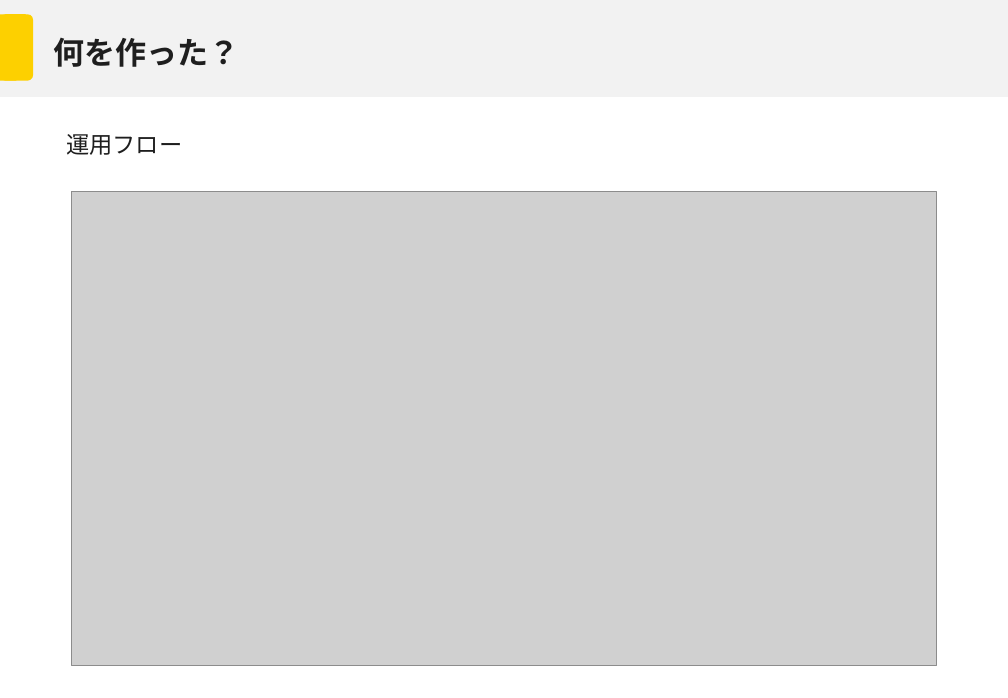
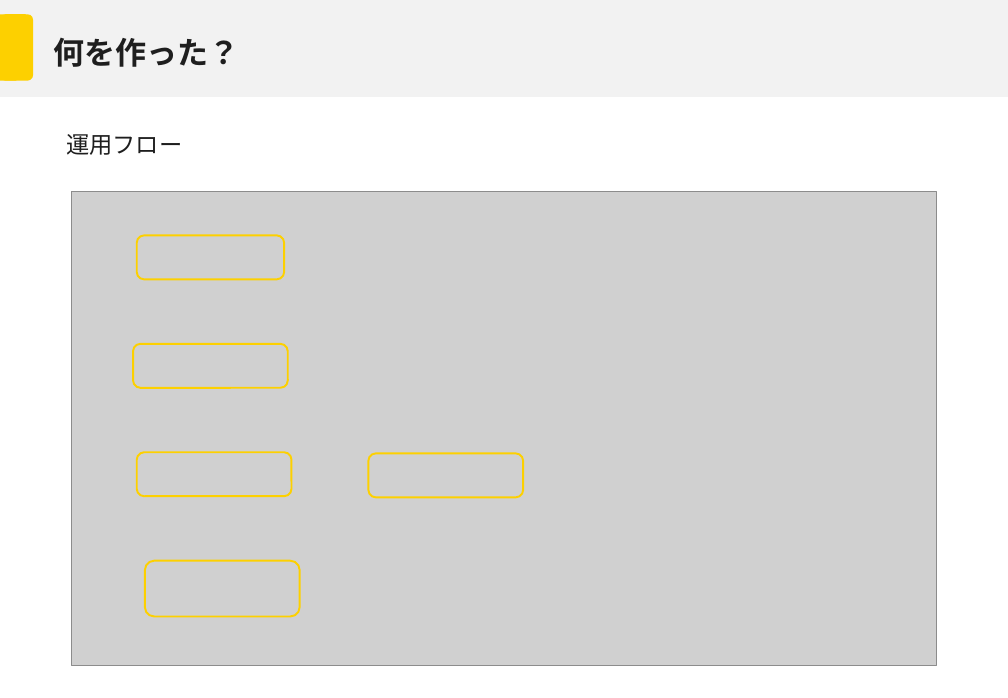
Before and after one commit to Mori-Taiki/Presentation, a slide deck: slide 7 of TechMeeting202604/techmeeting20260406.pptx (slide 6 before the commit). Drawn at 1008x698 pixels with LibreOffice and Linux fonts; fonts in the diff are those of the drawing; grey boxes stand for pictures; background and template pictures are left out. Boxes give left, top, right and bottom in pixels: in the first picture for what was removed or moved away, otherwise in the second. Text is boxed around its words. In the diff, an @@ line names an element or a change of style, - is before the commit and + after.

```diff
--- a/TechMeeting202604/techmeeting20260406.pptx
+++ b/TechMeeting202604/techmeeting20260406.pptx
@@ rounded rectangle added at (137, 235, 284, 279), outline #FDD000 1.5 pt @@
@@ rounded rectangle added at (133, 343, 288, 387), outline #FDD000 1.5 pt @@
@@ rounded rectangle added at (137, 452, 291, 496), outline #FDD000 1.5 pt @@
@@ rounded rectangle added at (369, 453, 523, 497), outline #FDD000 1.5 pt @@
@@ rounded rectangle added at (145, 561, 300, 617), outline #FDD000 1.5 pt @@
```
Also in this commit, not shown: 12 other slides changed, 1 slide removed.
